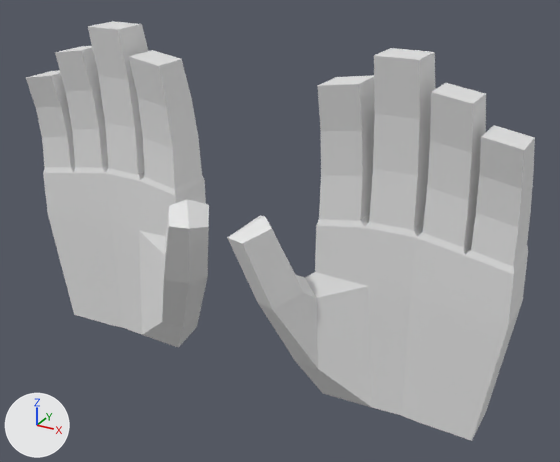
One commit to the FBX model Project GK/Assets/Project/Assets/Hands.fbx: the scene before it, then after it.
Camera for both pictures: a 50 mm lens placed at (0.235, -0.401, 0.299), pointed at (0.022, -0.013, 0.106). Arrows for +X, +Y and +Z are at lower left; the lights stay in place. The first picture is the older version.

Names of what the first picture shows: 'Hand.001'.
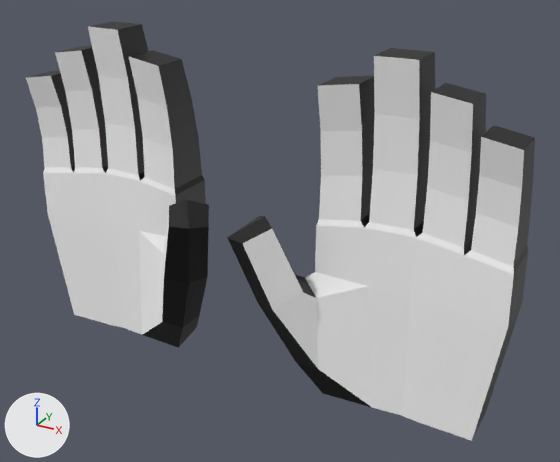
Location of each change, [x1, y1, x2, y2] in pixels of the pictures (560 x 462 px):
'Hand.001', surface changed
    both: [26, 21, 535, 441]

What the commit changed:
Picture 'Glove_Tex.png' (img_glove_tex_png) is new.
In material 'Material' (mat_material), base_color is no longer (0.8, 0.8, 0.8), white #e7e7e7.
In material 'Material' (mat_material), texture is now set to img_glove_tex_png.
me_cube_001 has 224 vertices, 220 faces and spans x -0.168..0.168, y -0.063..0.016, z 0.0..0.222.
me_cube_001 is used by ob_hand_001; location (0.0, 0.0, 0.0).
me_cube_001 part 1: texture (UV) coordinates of 220 of 220 faces, centred in x -0.167..0.167, y -0.055..0.016, z 0.0..0.222, changed; they spanned u 0.12..0.88, v 0.0..1.0 and now span u 0.0..0.98, v 0.0..1.0.
